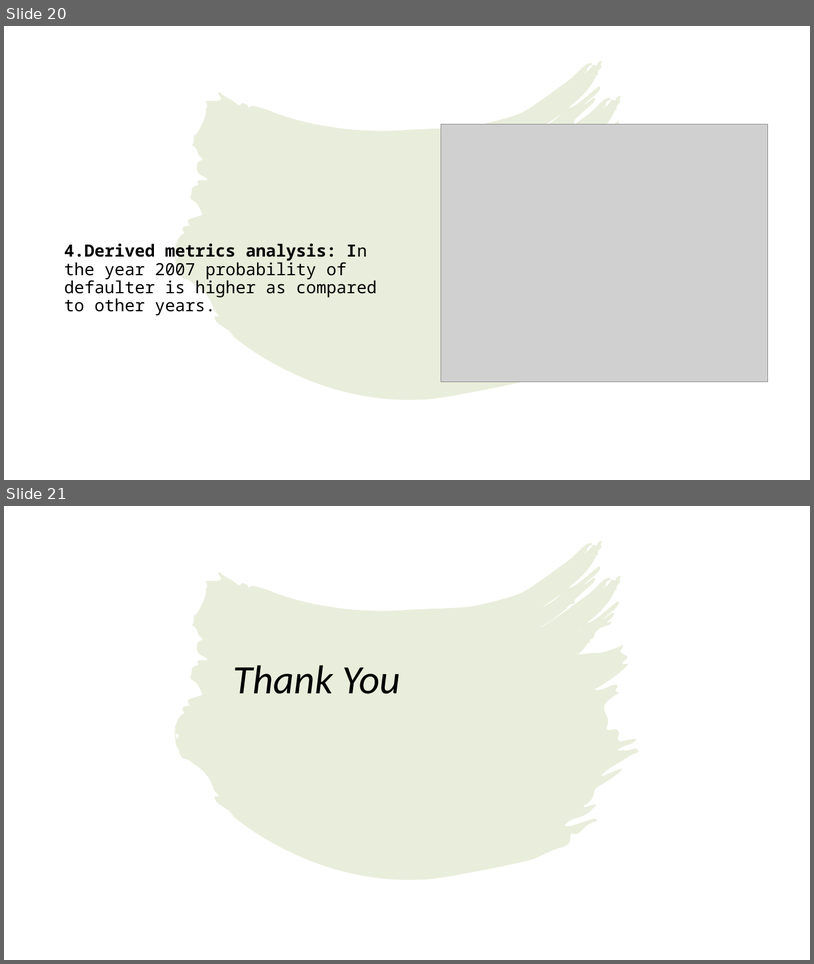
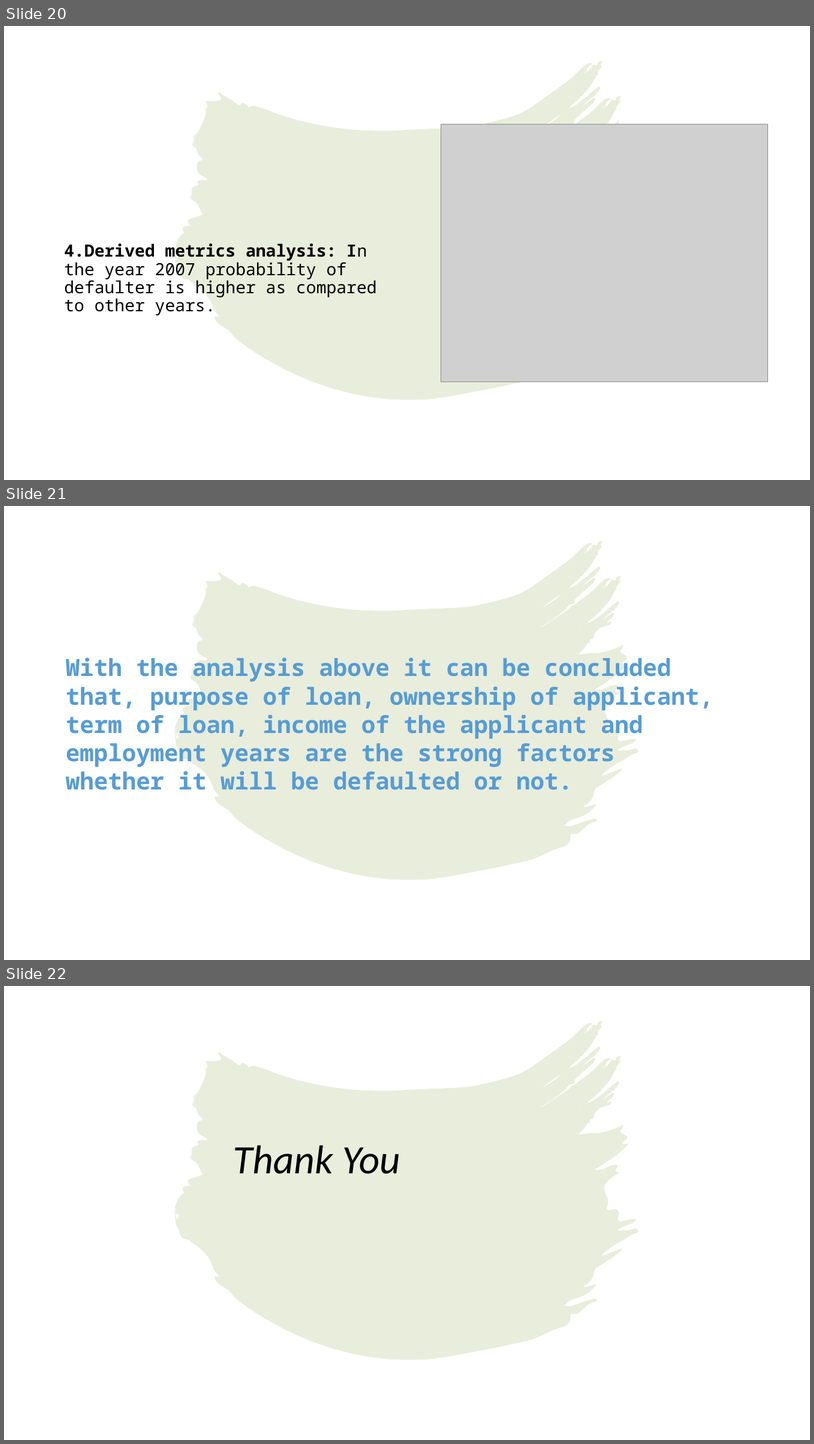
Before and after one commit to kafee651/LendingClubCaseStudy, a slide deck: Loan Defaulter Case Study.pptx. Shown one above the other, each under a label of ours: slides 20 and 21 before the commit, slides 20, 21 and 22 after it. The pictures are 814x964 and 814x1444 pixels, drawn with LibreOffice and Linux fonts; fonts in the diff are those of the drawing; grey boxes stand for pictures. Boxes give left, top, right and bottom in pixels: in the first picture for what was removed or moved away, otherwise in the second. Text is boxed around its words. In the diff, an @@ line names an element or a change of style, - is before the commit and + after.

```diff
--- a/Loan Defaulter Case Study.pptx
+++ b/Loan Defaulter Case Study.pptx
@@ slide 21 added at box(4, 506, 810, 960), background #FFFFFF; not listed: 1 template element that a slide beside it also shows @@
@@ subtitle added at box(66, 657, 714, 790), 28 pt, text #569CD6, bold @@
+With the analysis above it can be concluded that, purpose of loan, ownership of applicant, term of loan, income of the applicant and employment years are the strong factors whether it will be defaulted or not.
@@ what was slide 21 is now slide 22 @@
```
Also in this commit, not shown: 2 other files.
